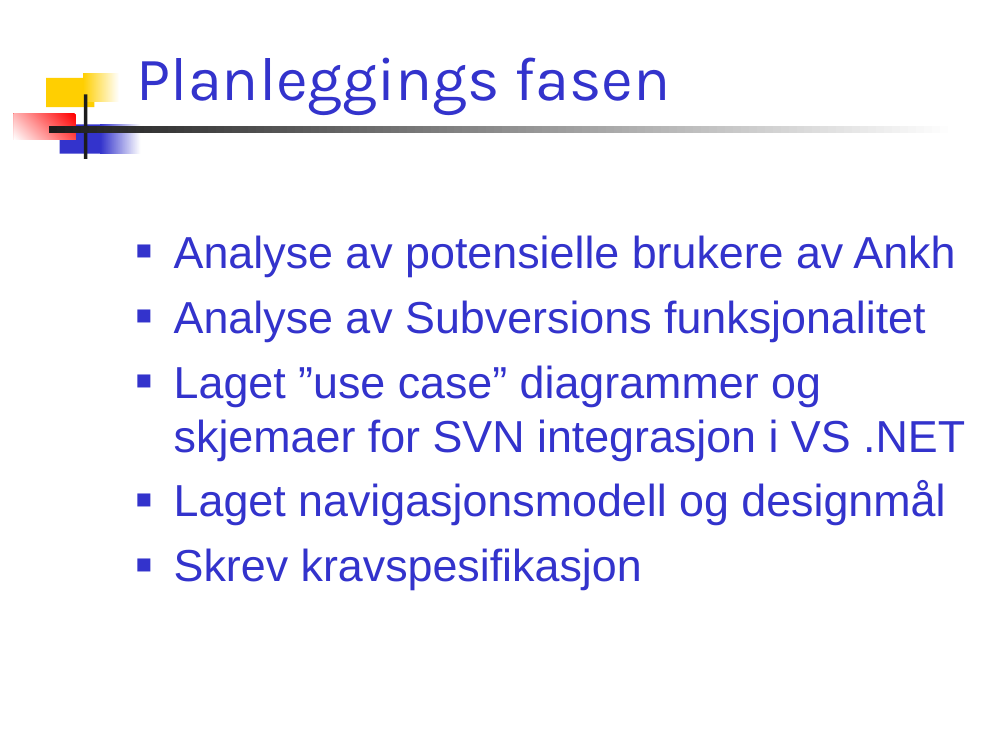
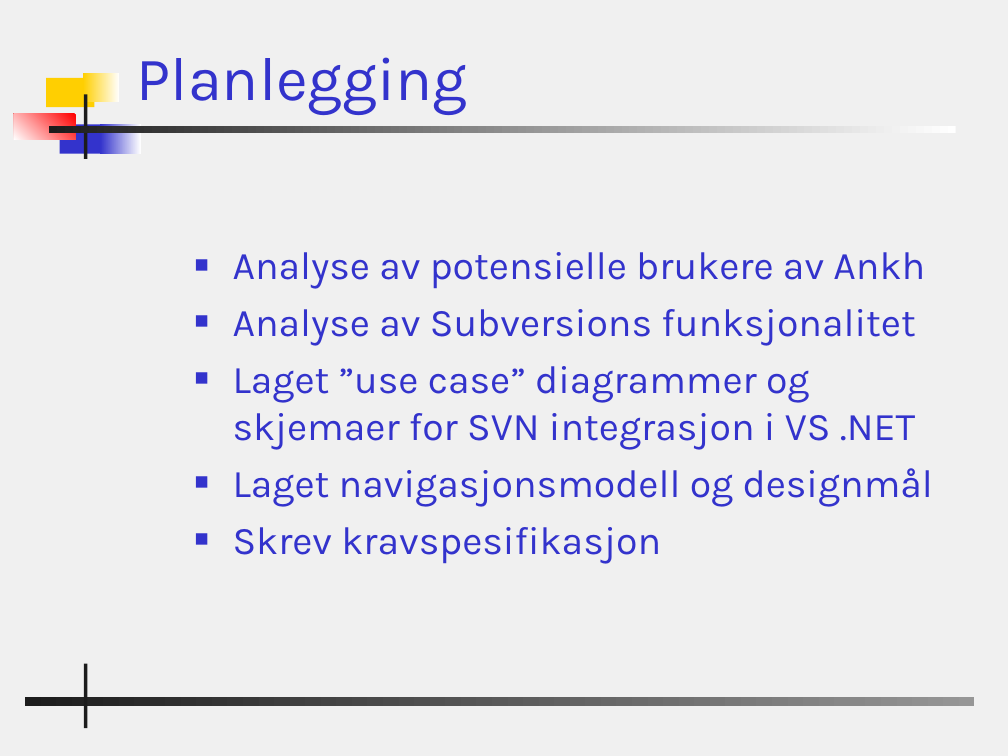
Before and after one commit to chucker/AnkhSVN, a slide deck: slide 17 of doc/powerpoint/Subversion_addin_for_VS.NET.ppt. Drawn at 1008x756 pixels with LibreOffice and Linux fonts; fonts in the diff are those of the drawing; background and template pictures are left out. Boxes give left, top, right and bottom in pixels: in the first picture for what was removed or moved away, otherwise in the second. Text is boxed around its words. In the diff, an @@ line names an element or a change of style, - is before the commit and + after.

Commit message:
Changed bg and some text.

```diff
--- a/doc/powerpoint/Subversion_addin_for_VS.NET.ppt
+++ b/doc/powerpoint/Subversion_addin_for_VS.NET.ppt
@@ background #FFFFFF to #F0F0F0 @@
@@ title at [137, 57, 468, 115]: text changed @@
-Planleggings fasen
+Planlegging
@@ text "Analyse av potensielle brukere av ...": place and size @@
-text "Analyse av potensielle brukere av ..." at [174, 235, 965, 590]
+text "Analyse av potensielle brukere av ..." at [233, 252, 933, 564]
@@ text "Analyse av potensielle brukere av ..." at [233, 252, 933, 564]: size 32 to 28 pt, font Arial to Karla; less space between paragraphs @@
@@ rectangle added at [84, 663, 87, 728], fill #1C1C1C @@
@@ rectangle added at [25, 698, 975, 706], fill gradient #969696 to #1C1C1C @@
```
Also in this commit, not shown: 21 other slides changed, 2 slides added, 1 slide removed.
